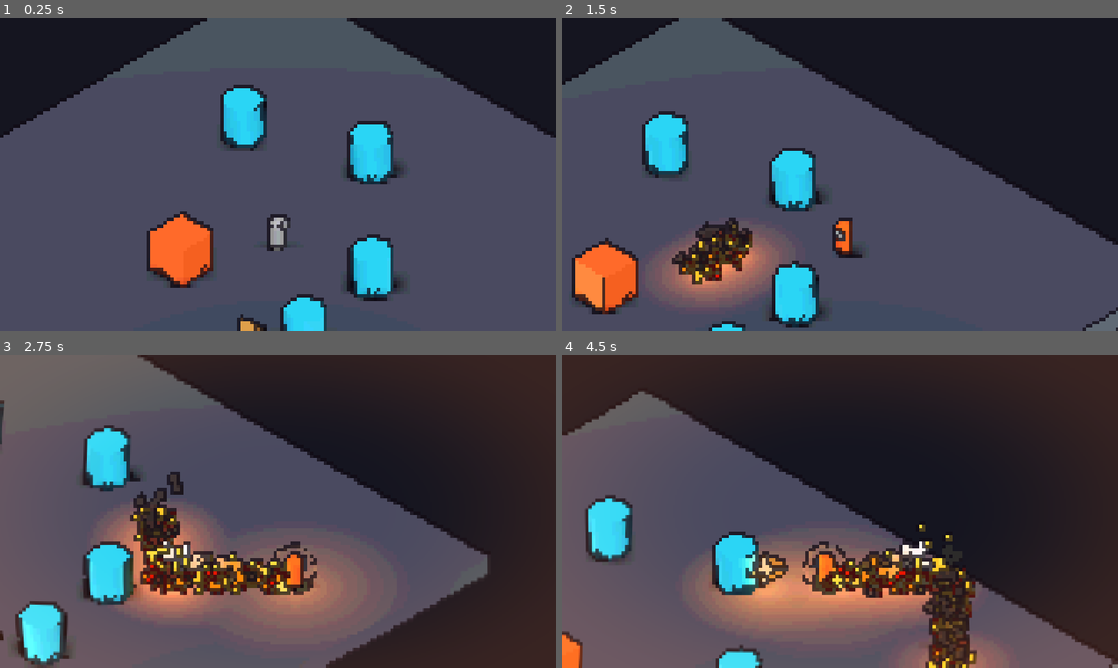
Above: before the commit, frames 1-4 (two rows, left to right).
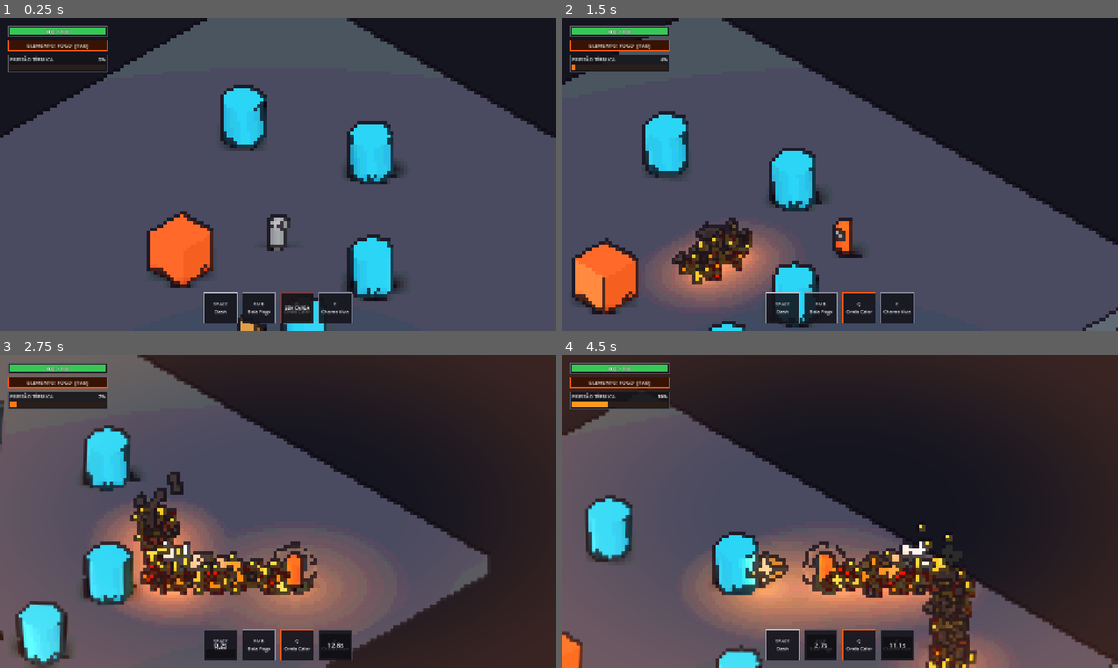
Above: after the commit, the same moments.

Repository: JulyMount/Elemental-Bureau
Game: Godot game, scene res://scenes/test_gym.tscn
The game is run twice, just before and just after one commit, with the same random seed, the same clock (stepped at 60 frames per second) and the same inputs.
Inputs (mouse positions are in pixels of both pictures, inside the frame that each line leads up to):
- Up to frame 1 (0.25 s): no input
- Up to frame 2 (1.5 s): tap Enter (ui_accept) at 0.5, 0.77 s; move the mouse to (962, 158) at 0.52 s; hold D (move_right) 0.53-1.28 s; hold Space (dash) 0.53-1.28 s; click (962, 158) at 0.67 s; tap Tab (switch_element) at 0.8, 1.35 s; move the mouse to (728, 190) at 1.27 s; hold S (move_down) from 1.28 s (still down); click (728, 190) at 1.42 s
- Up to frame 3 (2.75 s): tap Enter (ui_accept) at 1.52 s; tap E (ultimate) at 1.55 s; move the mouse to (333, 442) at 2.02 s; release S (move_down) at 2.03 s; hold D (move_right) from 2.03 s (still down); hold E (ultimate) from 2.03 s (still down); click (333, 442) at 2.17 s; tap Space (dash) at 2.3 s
- Up to frame 4 (4.5 s): move the mouse to (812, 574) at 2.77 s; release D (move_right) at 2.78 s; release E (ultimate) at 2.78 s; hold W (move_up) 2.78-3.53 s; click (812, 574) at 2.85 s; tap Enter (ui_accept) at 3.02, 3.77 s; tap Tab (switch_element) at 3.05, 4.35 s; move the mouse to (1006, 558) at 3.52 s; hold Space (dash) 3.53-4.28 s; hold A (move_left) from 3.53 s (still down); click (1006, 558) at 3.67 s; tap E (ultimate) at 3.8 s; right-click (1006, 558) at 4.15 s; move the mouse to (673, 464) at 4.27 s; click (673, 464) at 4.42 s

The runs differ from the first frame. In frame 1, 3.6% of the frame differs, in the area x 1-64%, y 2-98%; in frame 2, 4.2%; in frame 3, 4.4%; in frame 4, 4.4%.

Commit message:
feat(ui): adiciona CombatHUD em camada nítida com leitura dinâmica de teclas e recursos elementais

Diff:
--- a/scenes/player/player.gd
+++ b/scenes/player/player.gd
@@ -54,7 +54,7 @@
 			visual_root.look_at(visual_root.global_position + aim_dir, Vector3.UP)
 			elemental.cast_skill_1(global_position, aim_dir)
 	elif event.is_action_pressed("skill_2") and not _is_dashing:
-		if skill_manager.trigger_skill("skill_2"):
+		if elemental and elemental.can_cast_skill_2() and skill_manager.trigger_skill("skill_2"):
 			elemental.cast_skill_2(global_position)
 	elif event.is_action_pressed("ultimate") and not _is_dashing:
 		if skill_manager.trigger_skill("ultimate"):
--- a/scenes/test_gym.tscn
+++ b/scenes/test_gym.tscn
@@ -6,6 +6,7 @@
 [ext_resource type="PackedScene" uid="uid://g31nuif6hs7i" path="res://scenes/player/Player.tscn" id="2_40yt6"]
 [ext_resource type="Script" uid="uid://da2yte03l2n8h" path="res://scripts/components/hurtbox_component.gd" id="2_v7oap"]
 [ext_resource type="Script" uid="uid://b0flys8p031nf" path="res://scenes/camera_rig.gd" id="5_3dxdl"]
+[ext_resource type="Script" uid="uid://5x8j1tvv1tbf" path="res://scripts/ui/combat_hud.gd" id="7_unxgw"]
 
 [sub_resource type="Environment" id="Environment_jca3c"]
 background_mode = 1
@@ -183,3 +184,8 @@
 transform = Transform3D(1, 0, 0, 0, 0.81915206, 0.57357645, 0, -0.57357645, 0.81915206, 0, 14, 14)
 projection = 1
 size = 14.0
+
+[node name="CombatHUD" type="CanvasLayer" parent="." unique_id=183771072]
+layer = 50
+script = ExtResource("7_unxgw")
+player_path = NodePath("../Player")
--- a/scenes/vfx/rock_pillar.gd
+++ b/scenes/vfx/rock_pillar.gd
@@ -6,8 +6,9 @@
 @export var explosion_force: float = 6.2
 @export var upward_force: float = 4.8
 @export var persist_debris: bool = true # Deixe false para os escombros sumirem após debris_lifetime
+@export var physics_freeze_delay: float = 4.0 # Tempo até congelar a física e colisão dos estilhaços
 @export var debris_lifetime: float = 4.0
-@export var max_world_debris: int = 120 # Limite de segurança mesmo no modo persistente
+@export var max_world_debris: int = 120 # Limite de segurança para manter o FPS alto
 
 var shatter_damage: float = 55.0
 var _is_shattered: bool = false
@@ -126,32 +127,45 @@
 	_cleanup_shards(container)
 
 func _cleanup_shards(container: Node3D) -> void:
+	var tree := get_tree()
 	container.add_to_group("earth_debris_clusters")
 
-	# Limite de segurança para nunca travar o FPS em lutas muito longas
-	var clusters := get_tree().get_nodes_in_group("earth_debris_clusters")
+	# Limite de segurança para nunca pesar no FPS em lutas longas
+	var clusters := tree.get_nodes_in_group("earth_debris_clusters")
 	if clusters.size() * 8 > max_world_debris and clusters.size() > 1:
 		var oldest := clusters[0] as Node3D
 		if is_instance_valid(oldest) and oldest != container:
 			oldest.queue_free()
 
-	if persist_debris:
-		return
-
-	# Se persist_debris estiver desativado, dissolve após debris_lifetime
-	var timer := get_tree().create_timer(debris_lifetime)
-	await timer.timeout
-	if not is_instance_valid(container):
-		return
-
-	var tween := container.create_tween().set_parallel(true)
-	for child in container.get_children():
-		if child is RigidBody3D:
-			tween.tween_property(child, "scale", Vector3.ZERO, 0.45).set_trans(Tween.TRANS_QUAD).set_ease(Tween.EASE_IN)
-
-	await tween.finished
-	if is_instance_valid(container):
-		container.queue_free()
+	# Captura os valores dos @export antes do RockPillar ser destruído
+	var should_persist: bool = persist_debris
+	var life_time: float = debris_lifetime
+
+	# 1. Após physics_freeze_delay (4s), congela a física e desativa colisões
+	tree.create_timer(physics_freeze_delay).timeout.connect(func() -> void:
+		if not is_instance_valid(container):
+			return
+		for child in container.get_children():
+			if child is RigidBody3D:
+				child.freeze = true
+				child.collision_layer = 0
+				child.collision_mask = 0
+				var col := child.get_node_or_null("CollisionShape3D") as CollisionShape3D
+				if col:
+					col.disabled = true
+	)
+
+	# 2. Se persist_debris estiver desmarcado, encolhe e apaga após debris_lifetime
+	if not should_persist:
+		tree.create_timer(life_time).timeout.connect(func() -> void:
+			if not is_instance_valid(container):
+				return
+			var tween := container.create_tween().set_parallel(true)
+			for child in container.get_children():
+				if child is RigidBody3D:
+					tween.tween_property(child, "scale", Vector3.ZERO, 0.45).set_trans(Tween.TRANS_QUAD).set_ease(Tween.EASE_IN)
+			tween.chain().tween_callback(container.queue_free)
+		)
 
 func _spawn_pillar_dust(pos: Vector3, amount: int, speed: float) -> void:
 	var dust := GPUParticles3D.new()
--- a/scenes/vfx/rock_pillar.tscn
+++ b/scenes/vfx/rock_pillar.tscn
@@ -14,8 +14,6 @@
 
 [node name="RockPillar" type="StaticBody3D" unique_id=2057777568]
 script = ExtResource("1_gs422")
-max_lifetime = null
-shatter_radius = null
 
 [node name="CollisionShape3D" type="CollisionShape3D" parent="." unique_id=1846104242]
 transform = Transform3D(1, 0, 0, 0, 1, 0, 0, 0, 1, 0, 1.1, 0)
--- a/scripts/components/elemental_component.gd
+++ b/scripts/components/elemental_component.gd
@@ -4,6 +4,7 @@
 signal element_switched(new_element: ElementData)
 signal thermal_pressure_changed(current_heat: float, max_heat: float, is_overheated: bool)
 signal ultimate_state_changed(is_active: bool)
+signal earth_pillars_changed(active_count: int, max_count: int)
 
 @export var fire_element: ElementData
 @export var earth_element: ElementData
@@ -64,6 +65,7 @@
 		mat.albedo_color = current_element.primary_color
 		body_mesh.material_override = mat
 
+	_sync_element_cooldowns()
 	element_switched.emit(current_element)
 	print("Elemento ativo: ", current_element.element_name)
 
@@ -334,7 +336,11 @@
 	get_tree().current_scene.add_child(pillar)
 	pillar.global_position = spawn_pos
 	pillar.shatter_damage = current_element.skill_2_damage
+
+	# Avisa o HUD automaticamente quando este pilar for destruído ou expirar
+	pillar.tree_exited.connect(_on_pillar_removed)
 	_active_pillars.append(pillar)
+	earth_pillars_changed.emit(_active_pillars.size(), MAX_ACTIVE_PILLARS)
 
 	# Dano de impacto ao erguer o pilar do chão
 	_damage_enemies_in_radius(spawn_pos, 2.0, current_element.skill_1_damage, 11.0)
@@ -356,11 +362,33 @@
 			_spawn_visual_ring(pillar.global_position, pillar.shatter_radius, Color(0.8, 0.55, 0.25, 0.75))
 			pillar.shatter(true)
 	_active_pillars.clear()
+	earth_pillars_changed.emit(0, MAX_ACTIVE_PILLARS)
 
 	# Hitstop tático na detonação
 	Engine.time_scale = 0.08
 	await get_tree().create_timer(0.045, true, false, true).timeout
 	Engine.time_scale = 1.0
+
+func _on_pillar_removed() -> void:
+	_active_pillars = _active_pillars.filter(func(p): return is_instance_valid(p))
+	earth_pillars_changed.emit(_active_pillars.size(), MAX_ACTIVE_PILLARS)
+
+func can_cast_skill_2() -> bool:
+	if not current_element:
+		return false
+	if current_element.element_type == ElementData.ElementType.FIRE:
+		return thermal_pressure > 0.0 and not is_overheated
+	elif current_element.element_type == ElementData.ElementType.EARTH:
+		_active_pillars = _active_pillars.filter(func(p): return is_instance_valid(p))
+		return not _active_pillars.is_empty()
+	return true
+
+func _sync_element_cooldowns() -> void:
+	if not _player or not _player.skill_manager or not current_element:
+		return
+	_player.skill_manager.cooldowns["skill_1"] = current_element.skill_1_cooldown
+	_player.skill_manager.cooldowns["skill_2"] = current_element.skill_2_cooldown
+	_player.skill_manager.cooldowns["ultimate"] = current_element.ultimate_cooldown
 
 func _cast_rock_colossus_v4() -> void:
 	is_ultimate_active = true
--- /dev/null
+++ b/scripts/ui/combat_hud.gd
@@ -0,0 +1,398 @@
+class_name CombatHUD
+extends CanvasLayer
+
+@export var player_path: NodePath
+
+var _player: Player
+var _health_bar: ProgressBar
+var _health_label: Label
+
+var _element_badge: PanelContainer
+var _element_label: Label
+var _resource_title: Label
+var _heat_bar: ProgressBar
+var _heat_value_label: Label
+var _pillar_pips: Array[ColorRect] = []
+var _pillar_box: HBoxContainer
+
+var _slot_panels: Dictionary = {}
+var _slot_overlays: Dictionary = {}
+var _slot_cd_labels: Dictionary = {}
+var _slot_status_labels: Dictionary = {}
+
+var _active_color: Color = Color(1.0, 0.35, 0.05)
+var _current_element_type: int = ElementData.ElementType.FIRE
+var _can_use_s2: bool = false
+
+func _ready() -> void:
+	layer = 50
+	_build_ui()
+
+	# Aguarda 2 frames para garantir que Player e HealthComponent já rodaram _ready()
+	await get_tree().process_frame
+	await get_tree().process_frame
+
+	if not player_path.is_empty():
+		_player = get_node_or_null(player_path) as Player
+	if not _player:
+		_player = get_tree().get_first_node_in_group("player") as Player
+
+	if _player:
+		_bind_player(_player)
+
+func _bind_player(p: Player) -> void:
+	if p.health_component:
+		p.health_component.health_changed.connect(_on_health_changed)
+		var cur_hp: float = p.health_component.current_health if p.health_component.current_health > 0.0 else p.health_component.max_health
+		_on_health_changed(cur_hp, p.health_component.max_health)
+
+	if p.skill_manager:
+		p.skill_manager.cooldown_updated.connect(_on_cooldown_updated)
+		p.skill_manager.skill_triggered.connect(_on_skill_triggered)
+
+	if p.elemental:
+		p.elemental.element_switched.connect(_on_element_switched)
+		p.elemental.thermal_pressure_changed.connect(_on_thermal_changed)
+		p.elemental.earth_pillars_changed.connect(_on_pillars_changed)
+		p.elemental.ultimate_state_changed.connect(_on_ultimate_changed)
+
+		if p.elemental.current_element:
+			_on_element_switched(p.elemental.current_element)
+		_on_thermal_changed(p.elemental.thermal_pressure, p.elemental.MAX_THERMAL_PRESSURE, p.elemental.is_overheated)
+		_on_pillars_changed(0, p.elemental.MAX_ACTIVE_PILLARS)
+
+func _process(_delta: float) -> void:
+	if not _player:
+		return
+
+	# Atualiza o slot do Dash em tempo real
+	var dash_cd: float = maxf(0.0, _player._dash_cooldown_timer)
+	_update_slot_visual("dash", dash_cd, _player.DASH_COOLDOWN, true)
+
+	# Atualiza disponibilidade condicional da Skill 2
+	if _player.elemental and _player.skill_manager:
+		var cd_left: float = _player.skill_manager._timers.get("skill_2", 0.0)
+		var max_cd: float = _player.skill_manager.cooldowns.get("skill_2", 5.0)
+		_can_use_s2 = _player.elemental.can_cast_skill_2()
+		_update_slot_visual("skill_2", cd_left, max_cd, _can_use_s2)
+
+# ==========================================
+# CALLBACKS DE SINAIS
+# ==========================================
+
+func _on_health_changed(current_hp: float, max_hp: float) -> void:
+	_health_bar.max_value = max_hp
+	_health_bar.value = current_hp
+	_health_label.text = "%d / %d" % [ceili(current_hp), int(max_hp)]
+
+func _on_element_switched(el: ElementData) -> void:
+	_active_color = el.primary_color
+	_current_element_type = el.element_type
+
+	var switch_key: String = _get_action_key_hint("switch_element")
+	if switch_key.is_empty():
+		_element_label.text = "ELEMENTO: %s" % el.element_name.to_upper()
+	else:
+		_element_label.text = "ELEMENTO: %s  [%s]" % [el.element_name.to_upper(), switch_key]
+
+	var style := _element_badge.get_theme_stylebox("panel") as StyleBoxFlat
+	if style:
+		style.border_color = _active_color
+		style.bg_color = _active_color.darkened(0.78)
+
+	var is_fire: bool = (el.element_type == ElementData.ElementType.FIRE)
+	_heat_bar.visible = is_fire
+	_heat_value_label.visible = is_fire
+	_pillar_box.visible = not is_fire
+
+	if is_fire:
+		_resource_title.text = "PRESSÃO TÉRMICA"
+		_slot_status_labels["skill_1"].text = "Bola Fogo"
+		_slot_status_labels["skill_2"].text = "Onda Calor"
+		_slot_status_labels["ultimate"].text = "Chama Viva"
+	else:
+		_resource_title.text = "PILARES DE ROCHA"
+		_slot_status_labels["skill_1"].text = "Erguer Pilar"
+		_slot_status_labels["skill_2"].text = "Estilhaçar"
+		_slot_status_labels["ultimate"].text = "Colosso V4"
+
+func _on_thermal_changed(current_heat: float, max_heat: float, is_overheated: bool) -> void:
+	_heat_bar.max_value = max_heat
+	_heat_bar.value = current_heat
+
+	var fill := _heat_bar.get_theme_stylebox("fill") as StyleBoxFlat
+	if is_overheated:
+		_heat_value_label.text = "SUPERAQUECIDO!"
+		_heat_value_label.modulate = Color(1.0, 0.25, 0.2)
+		if fill:
+			fill.bg_color = Color(1.0, 0.18, 0.12)
+	else:
+		_heat_value_label.text = "%d%%" % int(current_heat)
+		_heat_value_label.modulate = Color.WHITE
+		if fill:
+			fill.bg_color = Color(1.0, 0.45, 0.08).lerp(Color(1.0, 0.85, 0.2), current_heat / max_heat)
+
+func _on_pillars_changed(active_count: int, max_count: int) -> void:
+	for i in range(_pillar_pips.size()):
+		if i < active_count:
+			_pillar_pips[i].color = Color(0.88, 0.60, 0.26)
+		elif i < max_count:
+			_pillar_pips[i].color = Color(0.18, 0.16, 0.15, 0.85)
+
+func _on_ultimate_changed(is_active: bool) -> void:
+	var panel := _slot_panels.get("ultimate") as PanelContainer
+	if panel:
+		var sb := panel.get_theme_stylebox("panel") as StyleBoxFlat
+		if sb:
+			sb.border_color = Color(1.0, 0.9, 0.3) if is_active else Color(0.45, 0.45, 0.5)
+
+func _on_skill_triggered(slot_name: String) -> void:
+	if _player and _player.skill_manager:
+		var max_cd: float = _player.skill_manager.cooldowns.get(slot_name, 1.0)
+		_update_slot_visual(slot_name, max_cd, max_cd, true)
+
+func _on_cooldown_updated(slot_name: String, time_left: float, max_cd: float) -> void:
+	var condition_ok: bool = _can_use_s2 if slot_name == "skill_2" else true
+	_update_slot_visual(slot_name, time_left, max_cd, condition_ok)
+
+func _update_slot_visual(slot_name: String, time_left: float, max_cd: float, condition_met: bool) -> void:
+	if not _slot_panels.has(slot_name):
+		return
+
+	var panel := _slot_panels[slot_name] as PanelContainer
+	var overlay := _slot_overlays[slot_name] as ColorRect
+	var cd_label := _slot_cd_labels[slot_name] as Label
+	var sb := panel.get_theme_stylebox("panel") as StyleBoxFlat
+
+	if time_left > 0.01:
+		var ratio: float = clampf(time_left / maxf(0.01, max_cd), 0.0, 1.0)
+		overlay.visible = true
+		overlay.color = Color(0.05, 0.05, 0.07, 0.78)
+		overlay.anchor_top = 1.0 - ratio
+		cd_label.visible = true
+		cd_label.text = "%.1fs" % time_left
+		cd_label.add_theme_font_size_override("font_size", 15)
+		sb.border_color = Color(0.35, 0.35, 0.40)
+	elif not condition_met:
+		overlay.visible = true
+		overlay.anchor_top = 0.0
+		overlay.color = Color(0.12, 0.08, 0.08, 0.62)
+		cd_label.visible = true
+		cd_label.text = "SEM CARGA" if _current_element_type == ElementData.ElementType.FIRE else "SEM PILAR"
+		cd_label.add_theme_font_size_override("font_size", 10)
+		sb.border_color = Color(0.45, 0.25, 0.25)
+	else:
+		overlay.visible = false
+		cd_label.visible = false
+		cd_label.add_theme_font_size_override("font_size", 15)
+		sb.border_color = _active_color if slot_name == "skill_2" else Color(0.75, 0.75, 0.80)
+
+# ==========================================
+# LEITURA AUTOMÁTICA DE TECLAS DO INPUT MAP
+# ==========================================
+
+func _get_action_key_hint(action_name: String, fallback: String = "") -> String:
+	if not InputMap.has_action(action_name):
+		return fallback
+	for ev in InputMap.action_get_events(action_name):
+		if ev is InputEventKey:
+			var keycode: Key = ev.physical_keycode if ev.physical_keycode != KEY_NONE else ev.keycode
+			return OS.get_keycode_string(keycode).to_upper()
+		elif ev is InputEventMouseButton:
+			match ev.button_index:
+				MOUSE_BUTTON_LEFT: return "LMB"
+				MOUSE_BUTTON_RIGHT: return "RMB"
+				MOUSE_BUTTON_MIDDLE: return "MMB"
+				MOUSE_BUTTON_WHEEL_UP: return "SCROLL+"
+				MOUSE_BUTTON_WHEEL_DOWN: return "SCROLL-"
+	return fallback
+
+# ==========================================
+# CONSTRUÇÃO DA INTERFACE (ESTILO CLEAN/HD)
+# ==========================================
+
+func _build_ui() -> void:
+	var root := Control.new()
+	root.set_anchors_preset(Control.PRESET_FULL_RECT)
+	root.mouse_filter = Control.MOUSE_FILTER_IGNORE
+	add_child(root)
+
+	# --- CANTO SUPERIOR ESQUERDO: VIDA + ELEMENTO + RECURSO ---
+	var top_margin := MarginContainer.new()
+	top_margin.add_theme_constant_override("margin_left", 18)
+	top_margin.add_theme_constant_override("margin_top", 18)
+	root.add_child(top_margin)
+
+	var top_vbox := VBoxContainer.new()
+	top_vbox.add_theme_constant_override("separation", 6)
+	top_margin.add_child(top_vbox)
+
+	# Barra de Vida
+	var hp_panel := _make_box_panel(Color(0.08, 0.08, 0.10, 0.88), Color(0.35, 0.35, 0.40))
+	hp_panel.custom_minimum_size = Vector2(230, 26)
+	top_vbox.add_child(hp_panel)
+
+	var hp_container := Control.new()
+	hp_container.set_anchors_preset(Control.PRESET_FULL_RECT)
+	hp_panel.add_child(hp_container)
+
+	_health_bar = ProgressBar.new()
+	_health_bar.show_percentage = false
+	_health_bar.set_anchors_preset(Control.PRESET_FULL_RECT)
+	_health_bar.size_flags_horizontal = Control.SIZE_EXPAND_FILL
+	_health_bar.size_flags_vertical = Control.SIZE_EXPAND_FILL
+	var hp_bg := StyleBoxFlat.new()
+	hp_bg.bg_color = Color(0.14, 0.06, 0.06)
+	var hp_fill := StyleBoxFlat.new()
+	hp_fill.bg_color = Color(0.22, 0.78, 0.34)
+	_health_bar.add_theme_stylebox_override("background", hp_bg)
+	_health_bar.add_theme_stylebox_override("fill", hp_fill)
+	hp_container.add_child(_health_bar)
+
+	_health_label = Label.new()
+	_health_label.horizontal_alignment = HORIZONTAL_ALIGNMENT_CENTER
+	_health_label.vertical_alignment = VERTICAL_ALIGNMENT_CENTER
+	_health_label.set_anchors_preset(Control.PRESET_FULL_RECT)
+	_health_label.add_theme_font_size_override("font_size", 13)
+	_health_label.add_theme_constant_override("outline_size", 2)
+	_health_label.add_theme_color_override("font_outline_color", Color(0.04, 0.04, 0.06))
+	hp_container.add_child(_health_label)
+
+	# Badge do Elemento Ativo
+	_element_badge = _make_box_panel(Color(0.22, 0.09, 0.04, 0.90), _active_color)
+	_element_badge.custom_minimum_size = Vector2(230, 26)
+	top_vbox.add_child(_element_badge)
+
+	_element_label = Label.new()
+	var init_switch: String = _get_action_key_hint("switch_element")
+	_element_label.text = "ELEMENTO: FOGO" if init_switch.is_empty() else "ELEMENTO: FOGO  [%s]" % init_switch
+	_element_label.horizontal_alignment = HORIZONTAL_ALIGNMENT_CENTER
+	_element_label.vertical_alignment = VERTICAL_ALIGNMENT_CENTER
+	_element_label.add_theme_font_size_override("font_size", 12)
+	_element_badge.add_child(_element_label)
+
+	# Painel do Recurso Elemental (Pressão Térmica ou Pilares de Terra)
+	var res_panel := _make_box_panel(Color(0.08, 0.08, 0.10, 0.88), Color(0.32, 0.32, 0.36))
+	res_panel.custom_minimum_size = Vector2(230, 42)
+	top_vbox.add_child(res_panel)
+
+	var res_vbox := VBoxContainer.new()
+	res_vbox.add_theme_constant_override("separation", 3)
+	res_panel.add_child(res_vbox)
+
+	var res_header := HBoxContainer.new()
+	res_vbox.add_child(res_header)
+
+	_resource_title = Label.new()
+	_resource_title.text = "PRESSÃO TÉRMICA"
+	_resource_title.size_flags_horizontal = Control.SIZE_EXPAND_FILL
+	_resource_title.add_theme_font_size_override("font_size", 11)
+	_resource_title.modulate = Color(0.85, 0.85, 0.88)
+	res_header.add_child(_resource_title)
+
+	_heat_value_label = Label.new()
+	_heat_value_label.text = "0%"
+	_heat_value_label.add_theme_font_size_override("font_size", 11)
+	res_header.add_child(_heat_value_label)
+
+	_heat_bar = ProgressBar.new()
+	_heat_bar.show_percentage = false
+	_heat_bar.custom_minimum_size = Vector2(0, 12)
+	var h_bg := StyleBoxFlat.new()
+	h_bg.bg_color = Color(0.16, 0.12, 0.10)
+	var h_fill := StyleBoxFlat.new()
+	h_fill.bg_color = Color(1.0, 0.45, 0.08)
+	_heat_bar.add_theme_stylebox_override("background", h_bg)
+	_heat_bar.add_theme_stylebox_override("fill", h_fill)
+	res_vbox.add_child(_heat_bar)
+
+	_pillar_box = HBoxContainer.new()
+	_pillar_box.visible = false
+	_pillar_box.add_theme_constant_override("separation", 6)
+	res_vbox.add_child(_pillar_box)
+
+	for i in range(3):
+		var pip := ColorRect.new()
+		pip.custom_minimum_size = Vector2(68, 12)
+		pip.color = Color(0.18, 0.16, 0.15, 0.85)
+		_pillar_box.add_child(pip)
+		_pillar_pips.append(pip)
+
+	# --- BASE INFERIOR CENTRAL: BARRA DE SKILLS ---
+	var bot_anchor := Control.new()
+	bot_anchor.set_anchors_preset(Control.PRESET_BOTTOM_WIDE)
+	bot_anchor.offset_top = -92
+	bot_anchor.offset_bottom = -14
+	bot_anchor.mouse_filter = Control.MOUSE_FILTER_IGNORE
+	root.add_child(bot_anchor)
+
+	var center := CenterContainer.new()
+	center.set_anchors_preset(Control.PRESET_FULL_RECT)
+	center.mouse_filter = Control.MOUSE_FILTER_IGNORE
+	bot_anchor.add_child(center)
+
+	var slots_hbox := HBoxContainer.new()
+	slots_hbox.add_theme_constant_override("separation", 10)
+	center.add_child(slots_hbox)
+
+	slots_hbox.add_child(_create_skill_slot("dash", _get_action_key_hint("dash", "SHIFT"), "Dash"))
+	slots_hbox.add_child(_create_skill_slot("skill_1", _get_action_key_hint("skill_1", "1"), "Skill 1"))
+	slots_hbox.add_child(_create_skill_slot("skill_2", _get_action_key_hint("skill_2", "2"), "Skill 2"))
+	slots_hbox.add_child(_create_skill_slot("ultimate", _get_action_key_hint("ultimate", "R"), "Suprema"))
+
+func _create_skill_slot(slot_key: String, key_hint: String, default_name: String) -> PanelContainer:
+	var panel := _make_box_panel(Color(0.08, 0.08, 0.11, 0.90), Color(0.55, 0.55, 0.62))
+	panel.custom_minimum_size = Vector2(78, 72)
+	_slot_panels[slot_key] = panel
+
+	var base := Control.new()
+	base.set_anchors_preset(Control.PRESET_FULL_RECT)
+	panel.add_child(base)
+
+	var vbox := VBoxContainer.new()
+	vbox.set_anchors_preset(Control.PRESET_FULL_RECT)
+	vbox.alignment = BoxContainer.ALIGNMENT_CENTER
+	vbox.add_theme_constant_override("separation", 2)
+	base.add_child(vbox)
+
+	var key_lbl := Label.new()
+	key_lbl.text = key_hint
+	key_lbl.horizontal_alignment = HORIZONTAL_ALIGNMENT_CENTER
+	key_lbl.add_theme_font_size_override("font_size", 11)
+	key_lbl.modulate = Color(0.75, 0.78, 0.85)
+	vbox.add_child(key_lbl)
+
+	var name_lbl := Label.new()
+	name_lbl.text = default_name
+	name_lbl.horizontal_alignment = HORIZONTAL_ALIGNMENT_CENTER
+	name_lbl.add_theme_font_size_override("font_size", 11)
+	vbox.add_child(name_lbl)
+	_slot_status_labels[slot_key] = name_lbl
+
+	var overlay := ColorRect.new()
+	overlay.set_anchors_preset(Control.PRESET_FULL_RECT)
+	overlay.color = Color(0.05, 0.05, 0.07, 0.75)
+	overlay.visible = false
+	base.add_child(overlay)
+	_slot_overlays[slot_key] = overlay
+
+	var cd_lbl := Label.new()
+	cd_lbl.set_anchors_preset(Control.PRESET_FULL_RECT)
+	cd_lbl.horizontal_alignment = HORIZONTAL_ALIGNMENT_CENTER
+	cd_lbl.vertical_alignment = VERTICAL_ALIGNMENT_CENTER
+	cd_lbl.add_theme_font_size_override("font_size", 15)
+	cd_lbl.visible = false
+	base.add_child(cd_lbl)
+	_slot_cd_labels[slot_key] = cd_lbl
+
+	return panel
+
+func _make_box_panel(bg: Color, border: Color) -> PanelContainer:
+	var pc := PanelContainer.new()
+	var sb := StyleBoxFlat.new()
+	sb.bg_color = bg
+	sb.border_color = border
+	sb.set_border_width_all(2)
+	sb.set_content_margin_all(5)
+	pc.add_theme_stylebox_override("panel", sb)
+	return pc
Not shown, added: scripts/ui/combat_hud.gd.uid
Not shown, changed: docs/03 - Roadmap e Etapas.md
Not shown, changed: docs/Elementos/Terra.md
